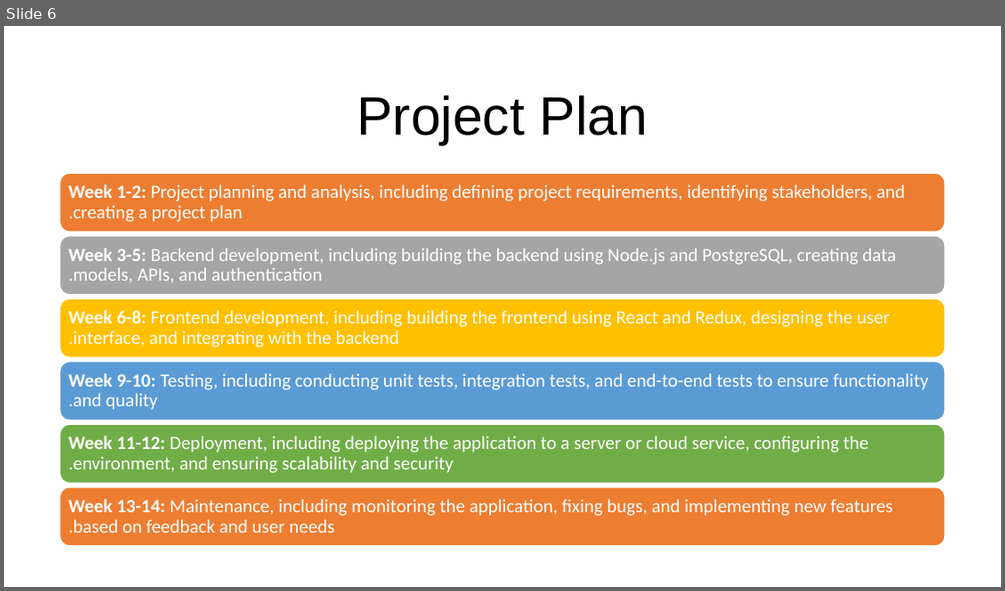
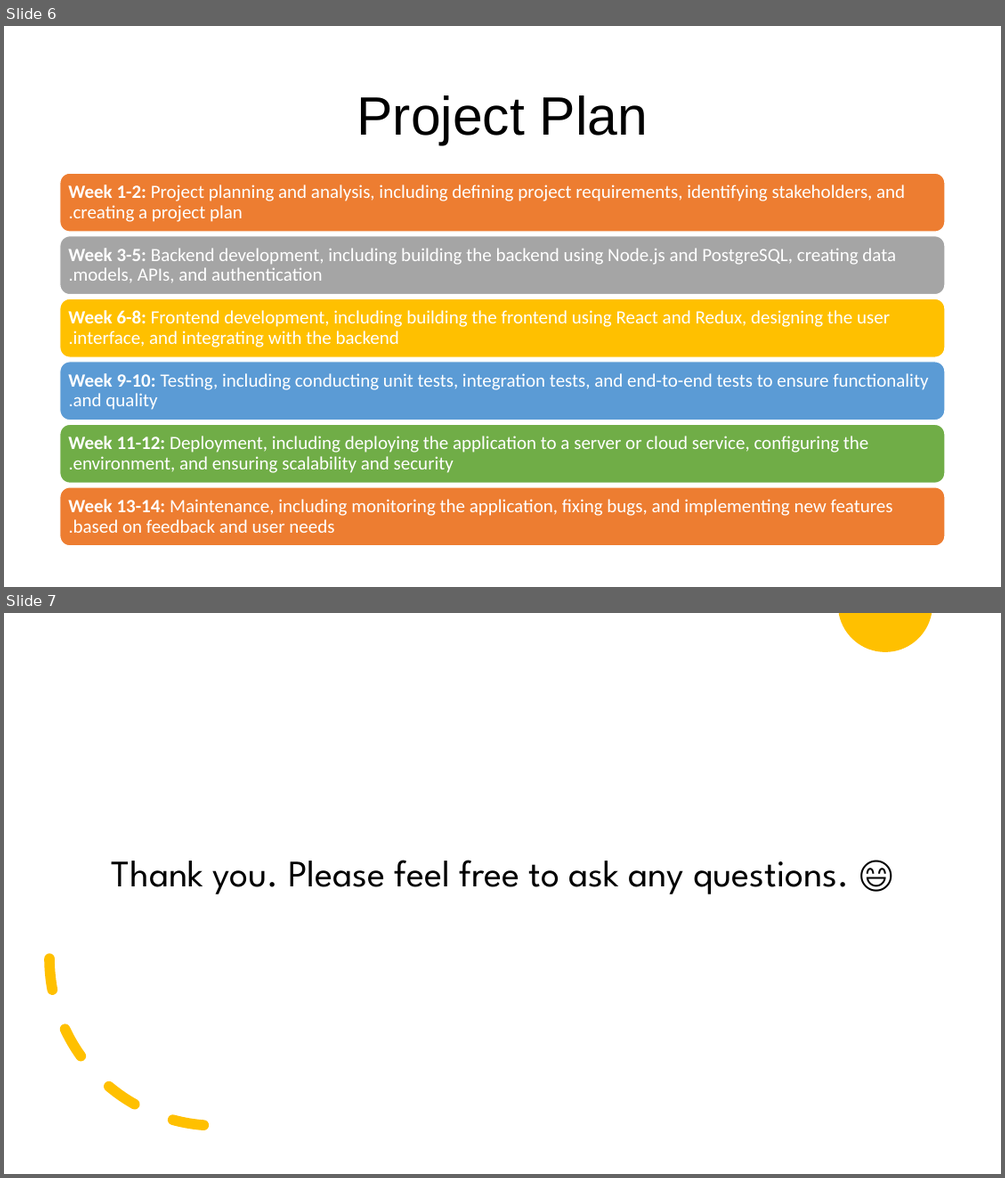
Before and after one commit to roone858/School-Managment-System, a slide deck: docs/school managment system.pptx. Shown one above the other, each under a label of ours: slide 6 before the commit, slides 6 and 7 after it. The pictures are 1005x591 and 1005x1178 pixels, drawn with LibreOffice and Linux fonts; fonts in the diff are those of the drawing. Boxes give left, top, right and bottom in pixels: in the first picture for what was removed or moved away, otherwise in the second. Text is boxed around its words. In the diff, an @@ line names an element or a change of style, - is before the commit and + after.

```diff
--- a/docs/school managment system.pptx
+++ b/docs/school managment system.pptx
@@ slide 7 added at (x1=4, y1=613, x2=1001, y2=1174), background #FFFFFF @@
@@ freeform shape added at (x1=839, y1=613, x2=931, y2=652), fill #FFC000 @@
@@ arc (boxed as its full ellipse) added at (x1=49, y1=792, x2=384, y2=1126), outline #FFC000 10 pt dashed @@
@@ text added at (x1=112, y1=860, x2=849, y2=894), 36 pt, text #000000 @@
+Thank you. Please feel free to ask any questions. 😄
```
Also in this commit, not shown: 22 other files.
